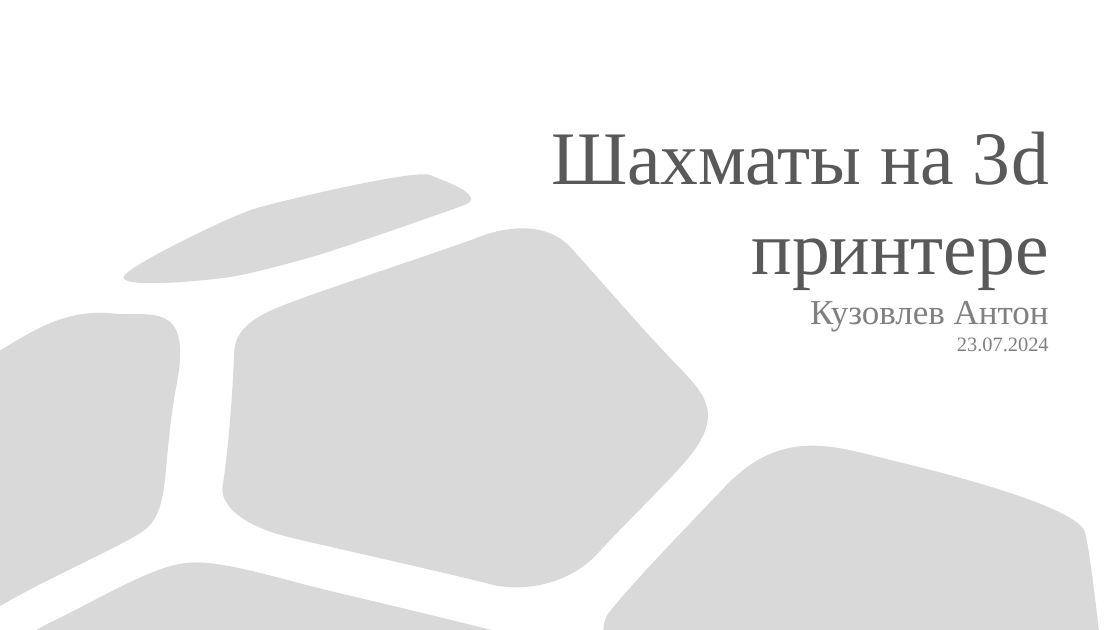
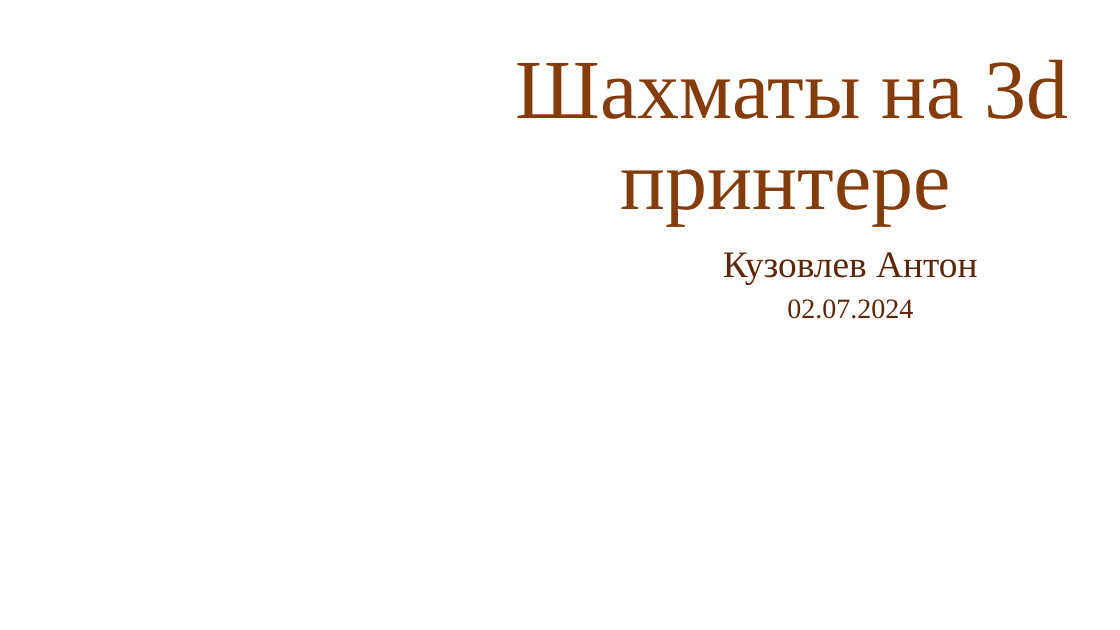
Before and after one commit to KuzovlevAnton/photos, a slide deck: slide 1 of Кузовлев Антон Презентация Шахматы.pptx. Drawn at 1120x630 pixels with LibreOffice and Linux fonts; fonts in the diff are those of the drawing; background and template pictures are left out. Boxes give left, top, right and bottom in pixels: in the first picture for what was removed or moved away, otherwise in the second. Text is boxed around its words. In the diff, an @@ line names an element or a change of style, - is before the commit and + after.

```diff
--- a/Кузовлев Антон Презентация Шахматы.pptx
+++ b/Кузовлев Антон Презентация Шахматы.pptx
@@ title "Шахматы на 3d принтере": place and size @@
-title "Шахматы на 3d принтере" at (551, 131, 1049, 289)
+title "Шахматы на 3d принтере" at (516, 59, 1069, 225)
@@ title "Шахматы на 3d принтере" at (516, 59, 1069, 225): size 64.8 to 72 pt, text colour #595959 to #843C0B; alignment right to centre; line spacing 1 to 0.9; vertical alignment middle to bottom @@
@@ freeform shape removed at (120, 169, 489, 290) @@
@@ freeform shape removed at (220, 211, 721, 594) @@
@@ subtitle "Кузовлев Антон": place and size @@
-subtitle "Кузовлев Антон" at (810, 301, 1049, 351)
+subtitle "Кузовлев Антон" at (723, 252, 977, 319)
@@ subtitle at (723, 252, 977, 284): size 30 to 32 pt, text colour #808080 to #5C2708 in "Кузовлев Антон"; alignment right to centre; line spacing 1 to 0.9; more space between paragraphs @@
@@ freeform shape removed at (0, 299, 193, 607) @@
@@ subtitle at (787, 299, 913, 319): text changed; size 17.5 to 24 pt; text colour #808080 to #5C2708 @@
-23.07.2024
+02.07.2024
@@ freeform shape removed at (603, 425, 1099, 630) @@
@@ freeform shape removed at (36, 560, 492, 630) @@
```
Also in this commit, not shown: 10 other slides changed, 1 slide added, 1 slide removed.
